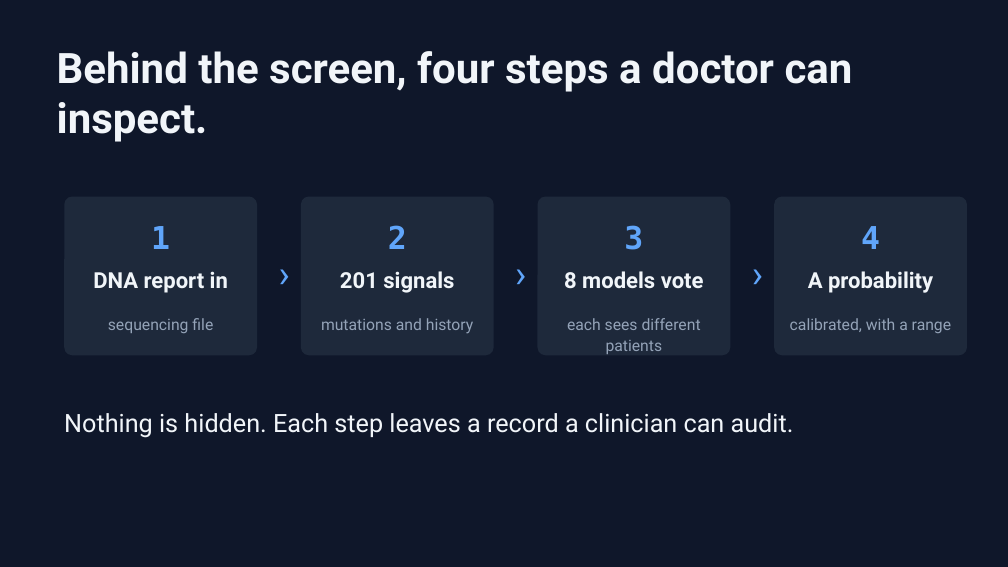
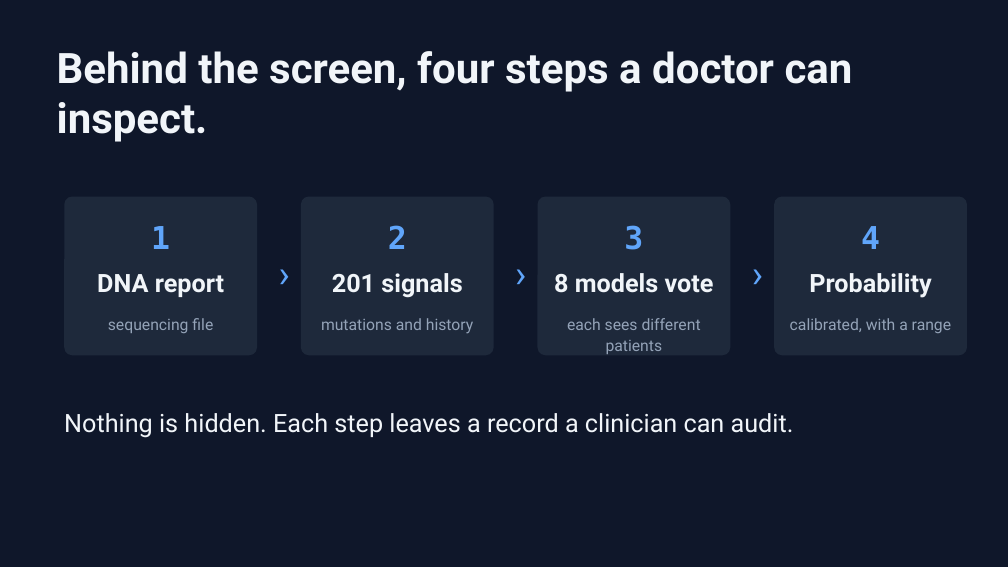
Before and after one commit to dev-abhinavmishra/resistanceai, a slide deck: slide 8 of ResistanceAI_Presentation_v9.pptx. Drawn at 1008x567 pixels with LibreOffice and Linux fonts; fonts in the diff are those of the drawing. Boxes give left, top, right and bottom in pixels: in the first picture for what was removed or moved away, otherwise in the second. Text is boxed around its words. In the diff, an @@ line names an element or a change of style, - is before the commit and + after.

```diff
--- a/ResistanceAI_Presentation_v9.pptx
+++ b/ResistanceAI_Presentation_v9.pptx
@@ text "201 signals" at <box>332,273,462,298</box>: size 21 to 24 pt @@
@@ text "8 models vote" at <box>554,273,714,293</box>: size 21 to 24 pt @@
@@ text at <box>97,274,224,297</box>: text changed; size 21 to 24 pt @@
-DNA report in
+DNA report
@@ text at <box>809,273,931,298</box>: text changed; size 21 to 24 pt @@
-A probability
+Probability
```
Also in this commit, not shown: 6 other slides changed, 1 other file.
